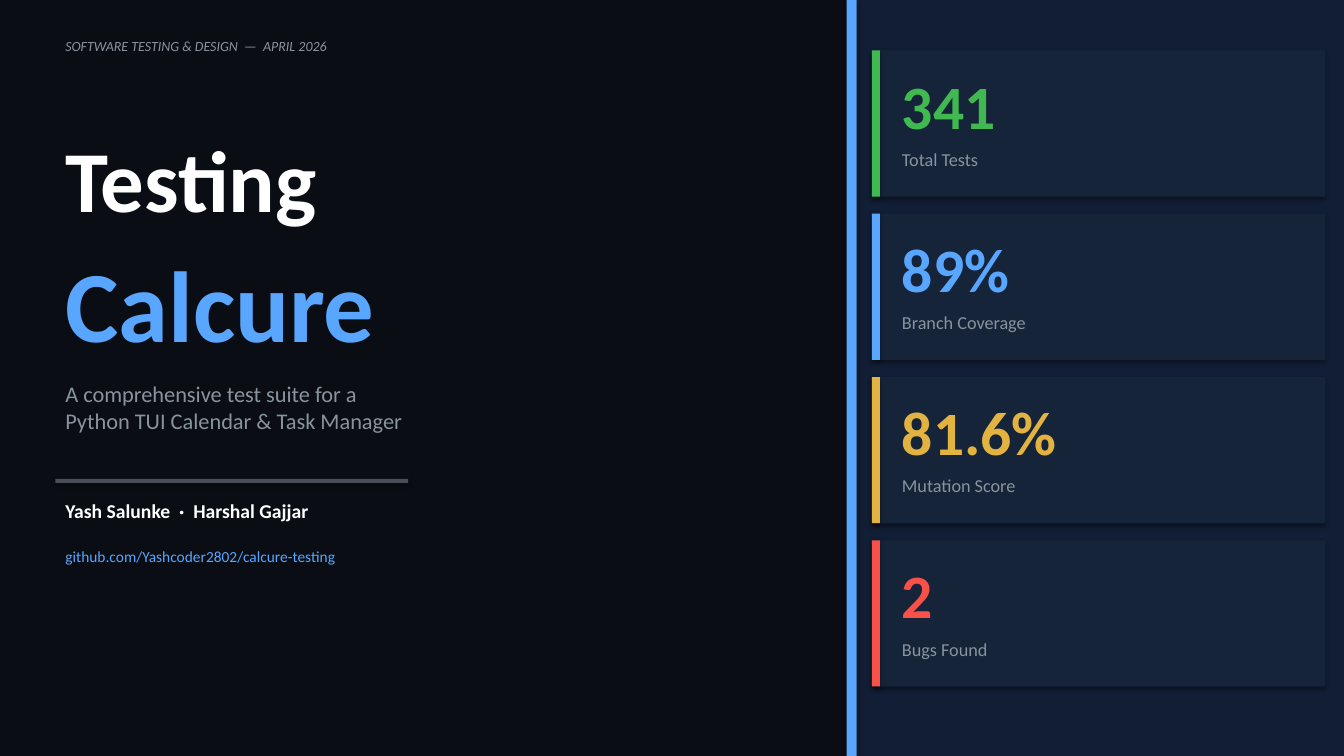
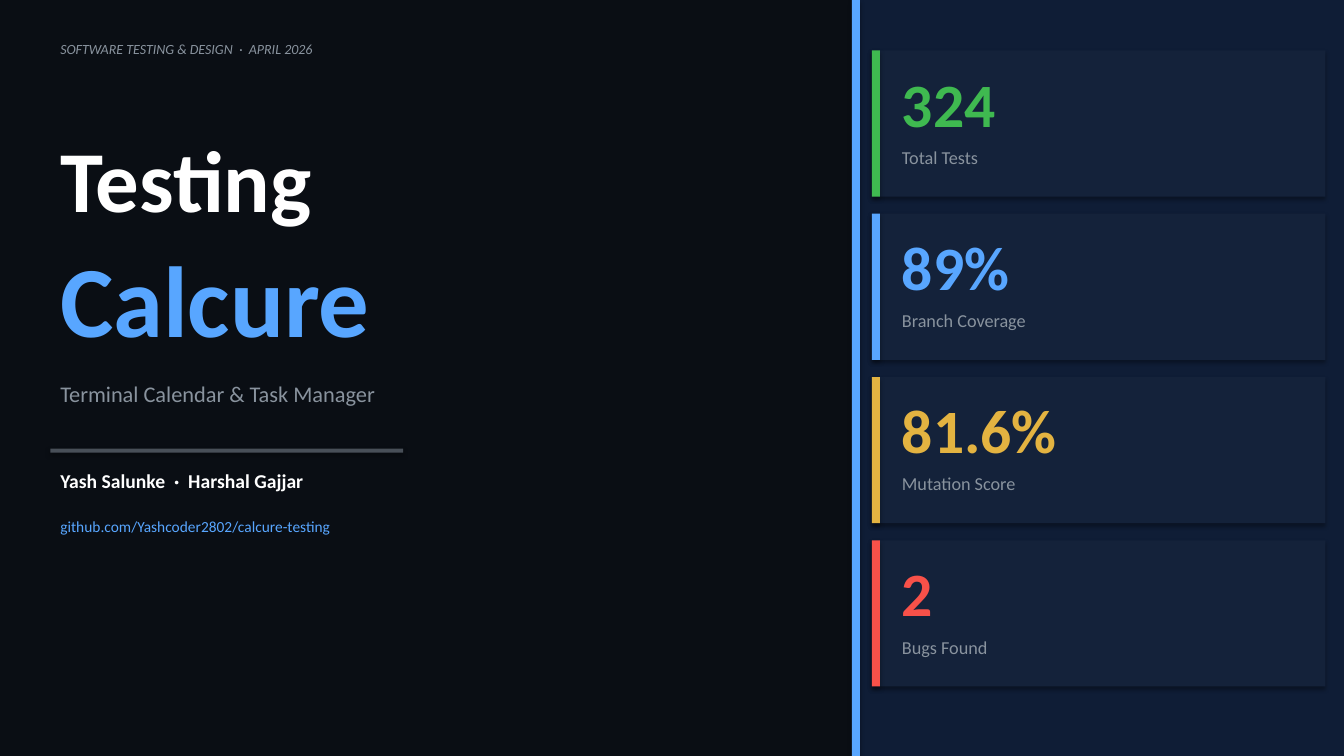
Before and after one commit to Yashcoder2802/calcure-testing, a slide deck: slide 1 of reports/presentation.pptx. Drawn at 1344x756 pixels with LibreOffice and Linux fonts; fonts in the diff are those of the drawing. Boxes give left, top, right and bottom in pixels: in the first picture for what was removed or moved away, otherwise in the second. Text is boxed around its words. In the diff, an @@ line names an element or a change of style, - is before the commit and + after.

```diff
--- a/reports/presentation.pptx
+++ b/reports/presentation.pptx
@@ rectangle: place and size @@
-rectangle at [847, 0, 857, 756]
+rectangle at [852, 0, 860, 756]
@@ rectangle at [857, 0, 1344, 756]: fill #121E35 to #0F1D36 @@
@@ text at [60, 44, 312, 54]: text changed @@
-SOFTWARE TESTING & DESIGN — APRIL 2026
+SOFTWARE TESTING & DESIGN · APRIL 2026
@@ text at [902, 86, 995, 128]: text changed @@
-341
+324
@@ text "Testing": place and size @@
-text "Testing" at [65, 151, 316, 227]
+text "Testing" at [60, 151, 311, 227]
@@ text "Calcure": place and size @@
-text "Calcure" at [65, 271, 374, 343]
+text "Calcure" at [60, 266, 369, 338]
@@ text at [60, 386, 374, 406]: text changed @@
-A comprehensive test suite for a
-Python TUI Calendar & Task Manager
+Terminal Calendar & Task Manager
@@ rectangle: place and size @@
-rectangle at [55, 479, 408, 483]
+rectangle at [50, 449, 403, 453]
@@ text "Yash Salunke · Harshal Gajjar": place and size @@
-text "Yash Salunke · Harshal Gajjar" at [65, 504, 308, 522]
+text "Yash Salunke · Harshal Gajjar" at [60, 474, 303, 492]
@@ text "github.com/Yashcoder2802/calcure-testing": place and size @@
-text "github.com/Yashcoder2802/calcure-testing" at [65, 551, 335, 565]
+text "github.com/Yashcoder2802/calcure-testing" at [60, 521, 330, 535]
@@ fill #16243A to #14223A in 4 elements at [872, 50, 1326, 197], [872, 214, 1326, 360], [872, 377, 1326, 523], [872, 540, 1326, 687] @@
```
Also in this commit, not shown: 2 other slides changed, 14 slides added, 12 slides removed, 1 other file.
